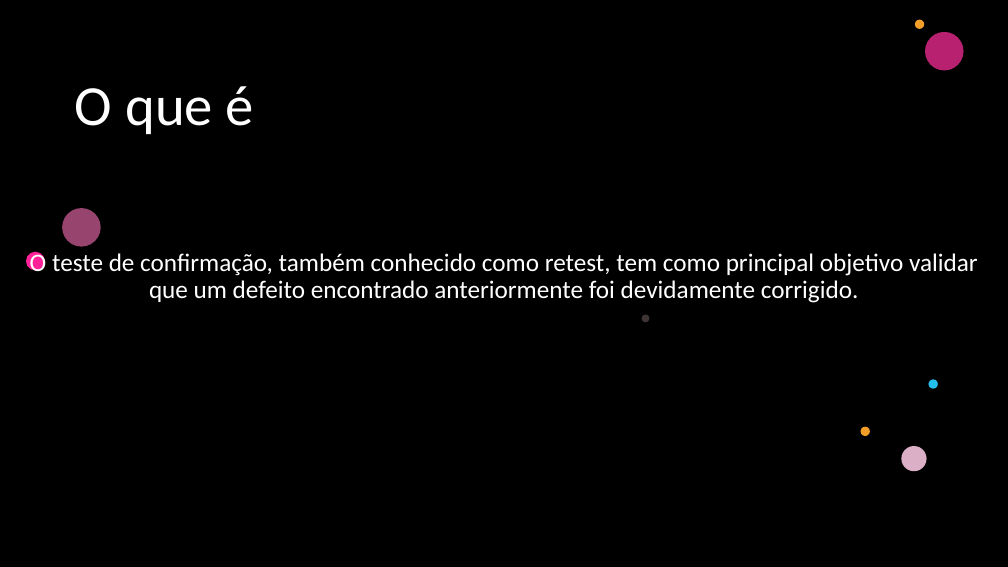
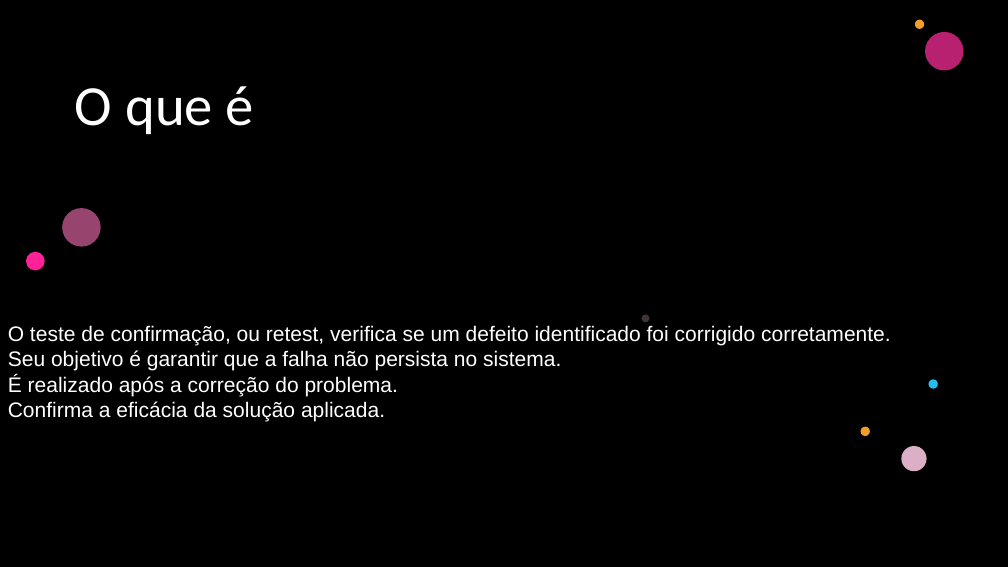
Before and after one commit to pauloryan091/atv-test, a slide deck: slide 2 of Teste Confirmação.pptx. Drawn at 1008x567 pixels with LibreOffice and Linux fonts; fonts in the diff are those of the drawing; background and template pictures are left out; a plain dark background stands for a picture behind light text. Boxes give left, top, right and bottom in pixels: in the first picture for what was removed or moved away, otherwise in the second. Text is boxed around its words. In the diff, an @@ line names an element or a change of style, - is before the commit and + after.

```diff
--- a/Teste Confirmação.pptx
+++ b/Teste Confirmação.pptx
@@ subtitle removed at (x1=30, y1=250, x2=978, y2=303) @@
-O teste de confirmação, também conhecido como retest, tem como principal objetivo validar que um defeito encontrado anteriormente foi devidamente corrigido.
@@ subtitle added at (x1=8, y1=325, x2=891, y2=421), 20 pt, text #FFFFFF @@
+O teste de confirmação, ou retest, verifica se um defeito identificado foi corrigido corretamente.
+Seu objetivo é garantir que a falha não persista no sistema.
+É realizado após a correção do problema.
+Confirma a eficácia da solução aplicada.
```
Also in this commit, not shown: 2 other slides changed, 13 other files.
